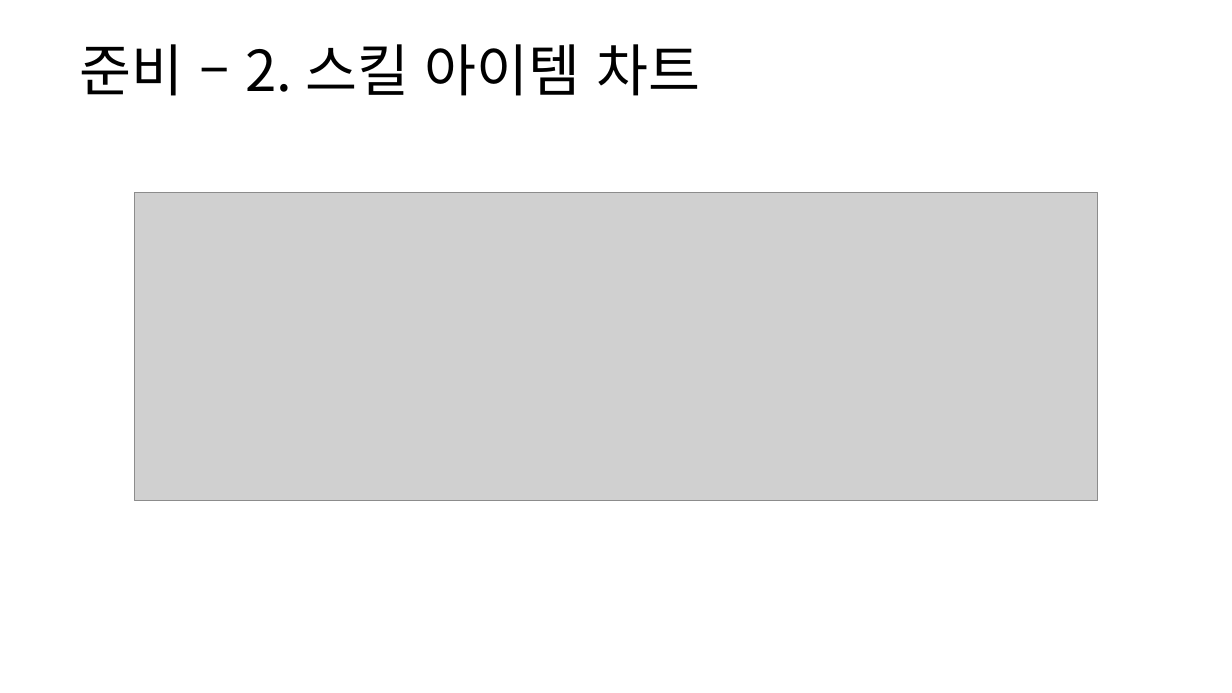
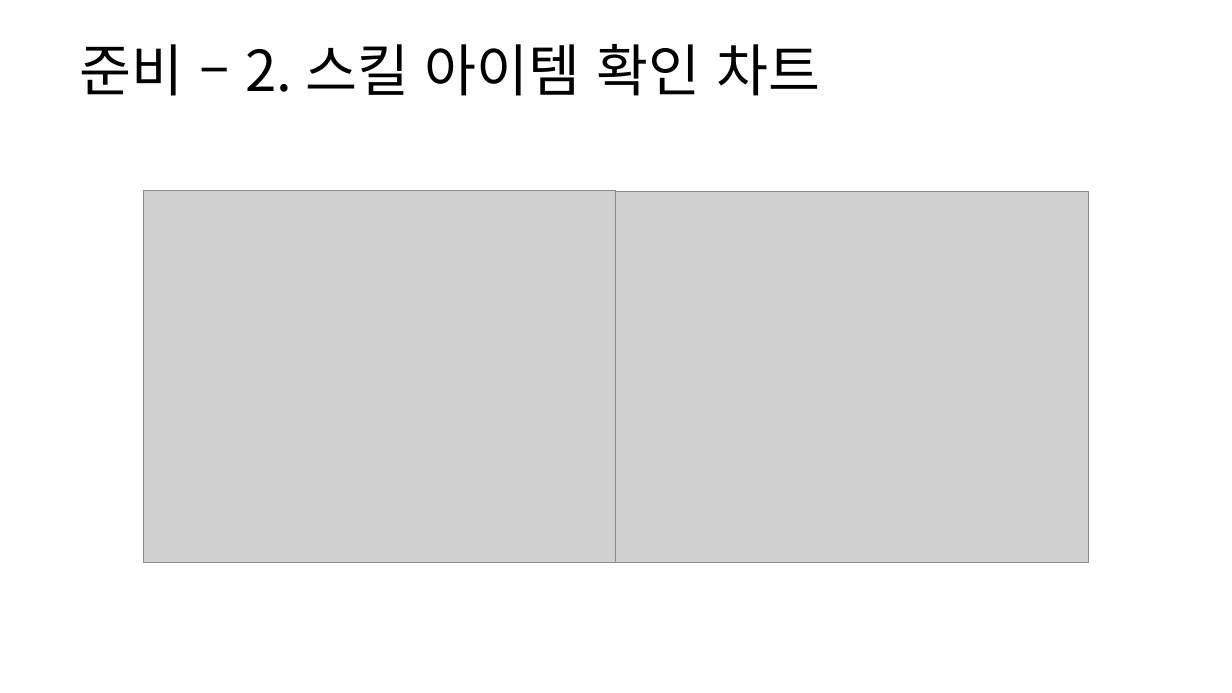
Before and after one commit to yjk0401/unityenginebasic_9th, a slide deck: slide 16 of 기획/방랑엽사전/스킬 시스템 기획서.pptx. Drawn at 1232x693 pixels with LibreOffice and Linux fonts; fonts in the diff are those of the drawing; grey boxes stand for pictures. Boxes give left, top, right and bottom in pixels: in the first picture for what was removed or moved away, otherwise in the second. Text is boxed around its words. In the diff, an @@ line names an element or a change of style, - is before the commit and + after.

```diff
--- a/기획/방랑엽사전/스킬 시스템 기획서.pptx
+++ b/기획/방랑엽사전/스킬 시스템 기획서.pptx
@@ text at <box>79,44,820,96</box>: text changed @@
-준비 – 2. 스킬 아이템 차트
+준비 – 2. 스킬 아이템 확인 차트
@@ picture removed at <box>134,192,1098,501</box> @@
@@ picture added at <box>143,190,616,562</box> @@
@@ picture added at <box>616,191,1090,562</box> @@
```
Also in this commit, not shown: 15 other slides changed, 12 other files.
